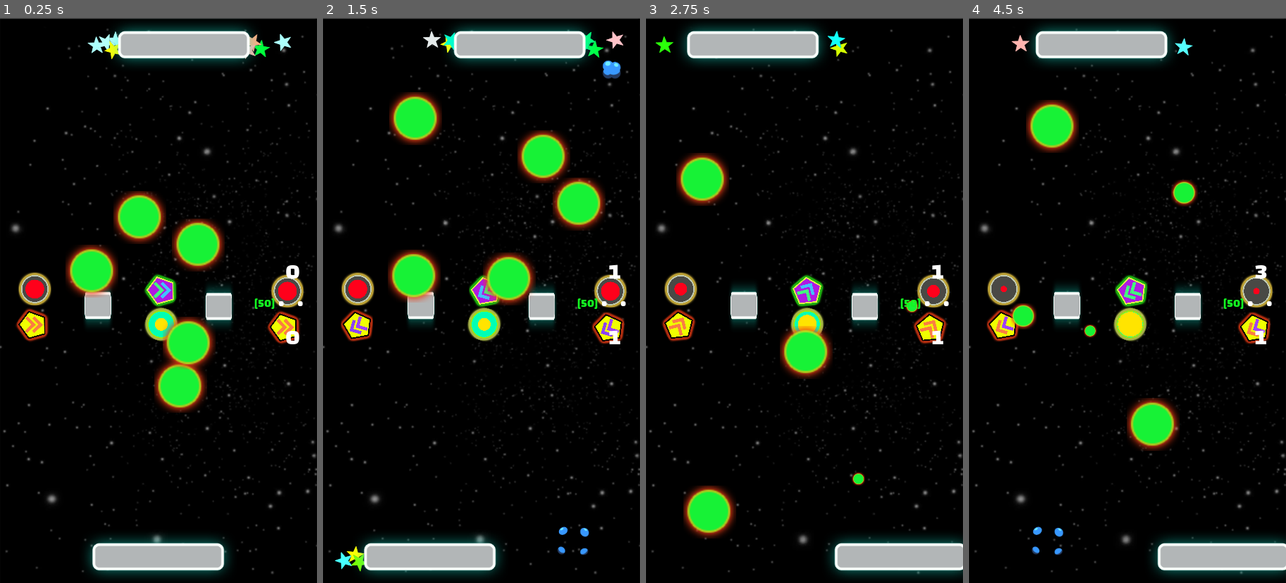
Above: before the commit, frames 1-4 (left to right).
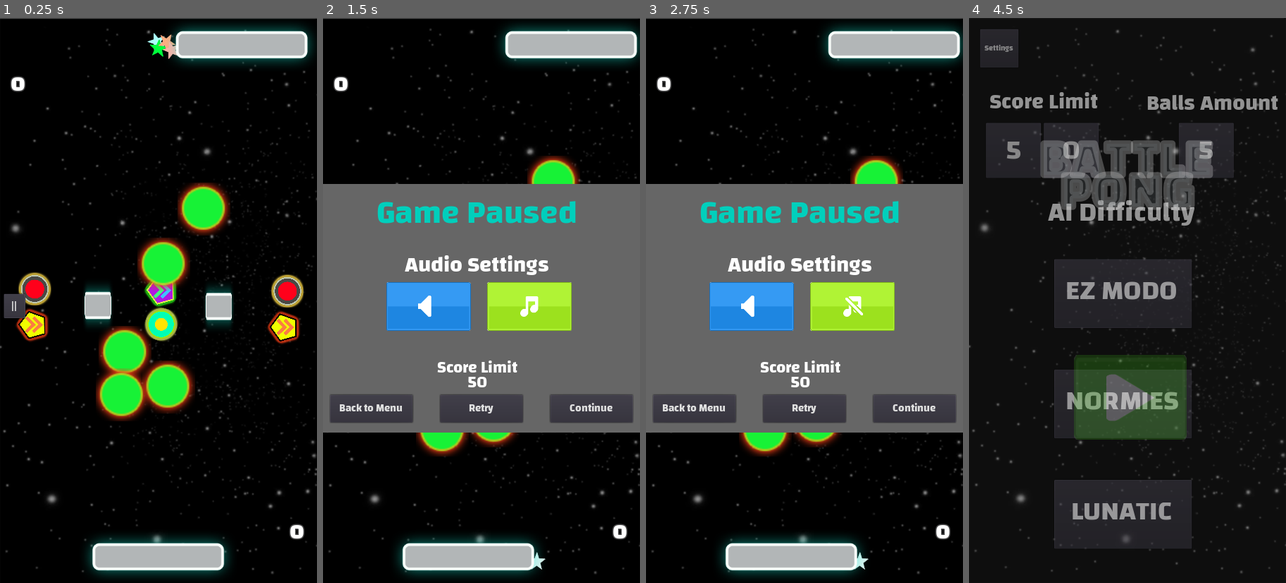
Above: after the commit, the same moments.

Repository: GemoGame/godot-battle-pong
Game: Godot game, scene res://Scenes/Game/game_hard.tscn
The game is run twice, just before and just after one commit, with the same random seed, the same clock (stepped at 60 frames per second) and the same inputs. This scene is started directly instead of the project's main scene. Sound files missing from this copy of the repository are replaced by a short silence.
Inputs (mouse positions are in pixels of both pictures, inside the frame that each line leads up to):
- Up to frame 1 (0.25 s): no input
- Up to frame 2 (1.5 s): click (338, 306) at 0.5 s, where only the run after the commit has a clickable "||"; click (427, 306) at 1.27 s
- Up to frame 3 (2.75 s): click (852, 306) at 2.02 s
- Up to frame 4 (4.5 s): click (1016, 407) at 2.75 s, where only the run after the commit has a clickable "Back to Menu"; move the mouse to (1197, 272) at 3.52 s; hold Right (ui_right) 3.53-4.25 s; click (1130, 396) at 4.27 s

The runs differ from the first frame. In frame 1, 14% of the frame differs, in the area x 1-99%, y 1-93%; in frame 2, 53%; in frame 3, 59%, in the area x 0-100%, y 1-99%; in frame 4, 37%.

Commit message:
Add pause button and end game

Diff:
--- a/Scenes/Button/effect_button.tscn
+++ b/Scenes/Button/effect_button.tscn
@@ -1,10 +1,11 @@
-[gd_scene load_steps=6 format=2]
+[gd_scene load_steps=7 format=2]
 
 [ext_resource path="res://Images/Button/sfxOnNormal.png" type="Texture" id=1]
 [ext_resource path="res://Scripts/effect_button.gd" type="Script" id=2]
 [ext_resource path="res://Images/Button/sfxOnClicked.png" type="Texture" id=3]
 [ext_resource path="res://Images/Button/sfxOffNormal.png" type="Texture" id=4]
 [ext_resource path="res://Images/Button/sfxOffClicked.png" type="Texture" id=5]
+[ext_resource path="res://Sounds/ball_destroyed.ogg" type="AudioStream" id=6]
 
 [node name="EffectButton" type="TextureButton"]
 margin_left = 162.982
@@ -17,4 +18,7 @@
 on_pressed = ExtResource( 3 )
 off_normal = ExtResource( 4 )
 off_pressed = ExtResource( 5 )
+
+[node name="AudioStreamPlayer" type="AudioStreamPlayer" parent="."]
+stream = ExtResource( 6 )
 [connection signal="pressed" from="." to="." method="_on_effect_button_pressed"]
--- a/Scenes/Panel/difficulty_panel.tscn
+++ b/Scenes/Panel/difficulty_panel.tscn
@@ -24,24 +24,27 @@
 		limit += str(score_limit[\"x\"])
 	limit += str(score_limit[\"y\"])
 	if limit == \"0\":
-		GameInfo.set_default_limit()
-	else:
-		GameInfo.set_score_limit(int(limit))
+		Game.set_default_limit()
+	else:
+		Game.set_score_limit(int(limit))
+
+
+func set_level_info(difficulty):
+	set_game_score_limit()
+	Game.set_difficulty(difficulty)
+	Game.load_level()
 
 
 func _on_Easy_pressed():
-	set_game_score_limit()
-	get_tree().change_scene(\"res://Scenes/Game/game_easy.tscn\")
+	set_level_info(\"easy\")
 
 
 func _on_Normal_pressed():
-	set_game_score_limit()
-	get_tree().change_scene(\"res://Scenes/Game/game_normal.tscn\")
+	set_level_info(\"normal\")
 
 
 func _on_Hard_pressed():
-	set_game_score_limit()
-	get_tree().change_scene(\"res://Scenes/Game/game_hard.tscn\")
+	set_level_info(\"hard\")
 
 
 # OOF
@@ -72,7 +75,7 @@
 	else:
 		balls = 1
 	$TotalBallButton.set_text(str(balls))
-	GameInfo.set_ball_amounts(balls)"
+	Game.set_ball_amounts(balls)"
 
 [sub_resource type="DynamicFont" id=2]
 size = 40
@@ -84,6 +87,10 @@
 
 [sub_resource type="DynamicFont" id=4]
 size = 50
+font_data = ExtResource( 2 )
+
+[sub_resource type="DynamicFont" id=5]
+size = 15
 font_data = ExtResource( 2 )
 
 [node name="DifficultyPanel" instance=ExtResource( 1 )]
@@ -216,10 +223,12 @@
 align = 1
 
 [node name="SettingsButton" type="Button" parent="." index="8"]
-margin_left = 17.5678
-margin_top = 16.4598
-margin_right = 87.5678
-margin_bottom = 80.4598
+margin_left = 20.0
+margin_top = 20.0
+margin_right = 90.0
+margin_bottom = 90.0
+rect_min_size = Vector2( 70, 70 )
+custom_fonts/font = SubResource( 5 )
 text = "Settings"
 [connection signal="pressed" from="HBoxContainer/LimitX" to="." method="_on_LimitX_pressed"]
 [connection signal="pressed" from="HBoxContainer/LimitY" to="." method="_on_LimitY_pressed"]
--- a/Scenes/Panel/settings_panel.tscn
+++ b/Scenes/Panel/settings_panel.tscn
@@ -1,9 +1,10 @@
-[gd_scene load_steps=6 format=2]
+[gd_scene load_steps=8 format=2]
 
 [ext_resource path="res://Scenes/Panel/panel_base.tscn" type="PackedScene" id=1]
 [ext_resource path="res://Fonts/menu_fonts.tres" type="DynamicFont" id=2]
 [ext_resource path="res://Scenes/Button/music_button.tscn" type="PackedScene" id=3]
 [ext_resource path="res://Scenes/Button/effect_button.tscn" type="PackedScene" id=4]
+[ext_resource path="res://Fonts/changa/Changa-Bold.ttf" type="DynamicFontData" id=5]
 
 [sub_resource type="GDScript" id=1]
 script/source = "extends \"res://Scripts/panel_base.gd\"
@@ -15,6 +16,10 @@
 func _on_DifficultyButton_pressed():
 	emit_signal(\"to_difficulty\")
 "
+
+[sub_resource type="DynamicFont" id=2]
+size = 20
+font_data = ExtResource( 5 )
 
 [node name="SettingsPanel" instance=ExtResource( 1 )]
 script = SubResource( 1 )
@@ -62,9 +67,11 @@
 margin_bottom = 568.0
 
 [node name="DifficultyButton" type="Button" parent="." index="3"]
-margin_left = 23.8002
-margin_top = 22.2135
-margin_right = 90.8002
-margin_bottom = 88.2135
+margin_left = 20.0
+margin_top = 20.0
+margin_right = 90.0
+margin_bottom = 86.0
+rect_min_size = Vector2( 70, 70 )
+custom_fonts/font = SubResource( 2 )
 text = "Menu"
 [connection signal="pressed" from="DifficultyButton" to="." method="_on_DifficultyButton_pressed"]
--- /dev/null
+++ b/Scenes/end_game.tscn
@@ -0,0 +1,163 @@
+[gd_scene load_steps=8 format=2]
+
+[ext_resource path="res://Fonts/changa/Changa-Bold.ttf" type="DynamicFontData" id=1]
+
+[sub_resource type="GDScript" id=1]
+script/source = "extends Node2D
+
+
+const MENU_PATH = \"res://Scenes/menu.tscn\"
+
+
+func _ready():
+	visible = false
+
+
+func win():
+	get_tree().paused = true
+	$Container/AnimationPlayer.play(\"show\")
+	$Container/Title.set_text(\"You Win\")
+	$Container/Subtitle.set_text(\"Congratulation\")
+
+
+func lose():
+	get_tree().paused = true
+	$Container/AnimationPlayer.play(\"show\")
+	$Container/Title.set_text(\"You Lose\")
+	$Container/Subtitle.set_text(\"Git Gud lol\")
+
+
+func _on_BackMenu_pressed():
+	get_tree().paused = false
+	get_tree().change_scene(MENU_PATH)
+
+
+func _on_Retry_pressed():
+	Game.load_level()
+"
+
+[sub_resource type="DynamicFont" id=2]
+size = 60
+font_data = ExtResource( 1 )
+
+[sub_resource type="DynamicFont" id=3]
+size = 30
+font_data = ExtResource( 1 )
+
+[sub_resource type="DynamicFont" id=4]
+size = 20
+font_data = ExtResource( 1 )
+
+[sub_resource type="Animation" id=5]
+length = 0.4
+tracks/0/type = "value"
+tracks/0/path = NodePath(".:visible")
+tracks/0/interp = 1
+tracks/0/loop_wrap = true
+tracks/0/imported = false
+tracks/0/enabled = true
+tracks/0/keys = {
+"times": PoolRealArray( 0, 0.392719 ),
+"transitions": PoolRealArray( 1, 1 ),
+"update": 1,
+"values": [ true, false ]
+}
+tracks/1/type = "value"
+tracks/1/path = NodePath(".:modulate")
+tracks/1/interp = 1
+tracks/1/loop_wrap = true
+tracks/1/imported = false
+tracks/1/enabled = true
+tracks/1/keys = {
+"times": PoolRealArray( 0, 0.398354 ),
+"transitions": PoolRealArray( 1, 1 ),
+"update": 0,
+"values": [ Color( 1, 1, 1, 1 ), Color( 1, 1, 1, 0 ) ]
+}
+
+[sub_resource type="Animation" id=6]
+length = 0.4
+tracks/0/type = "value"
+tracks/0/path = NodePath(".:modulate")
+tracks/0/interp = 1
+tracks/0/loop_wrap = true
+tracks/0/imported = false
+tracks/0/enabled = true
+tracks/0/keys = {
+"times": PoolRealArray( 0, 0.4 ),
+"transitions": PoolRealArray( 1, 1 ),
+"update": 0,
+"values": [ Color( 1, 1, 1, 0 ), Color( 1, 1, 1, 1 ) ]
+}
+tracks/1/type = "value"
+tracks/1/path = NodePath("..:visible")
+tracks/1/interp = 1
+tracks/1/loop_wrap = true
+tracks/1/imported = false
+tracks/1/enabled = true
+tracks/1/keys = {
+"times": PoolRealArray( 0 ),
+"transitions": PoolRealArray( 1 ),
+"update": 1,
+"values": [ true ]
+}
+
+[node name="EndGame" type="Node2D"]
+pause_mode = 2
+z_index = 10
+script = SubResource( 1 )
+
+[node name="Container" type="ColorRect" parent="."]
+margin_top = 300.0
+margin_right = 576.0
+margin_bottom = 750.0
+rect_min_size = Vector2( 576, 450 )
+color = Color( 0.4, 0.4, 0.4, 1 )
+
+[node name="Title" type="Label" parent="Container"]
+margin_top = 77.0
+margin_right = 576.0
+margin_bottom = 188.0
+custom_fonts/font = SubResource( 2 )
+custom_colors/font_color = Color( 0, 0.811765, 0.737255, 1 )
+text = "Game Paused"
+align = 1
+valign = 1
+
+[node name="Subtitle" type="Label" parent="Container"]
+margin_top = 204.404
+margin_right = 576.0
+margin_bottom = 260.404
+custom_fonts/font = SubResource( 3 )
+text = "LMAO XDD"
+align = 1
+valign = 1
+
+[node name="HBoxContainer" type="HBoxContainer" parent="Container"]
+margin_top = 328.0
+margin_right = 576.0
+margin_bottom = 378.0
+custom_constants/separation = 50
+alignment = 1
+
+[node name="BackMenu" type="Button" parent="Container/HBoxContainer"]
+margin_left = 113.0
+margin_right = 263.0
+margin_bottom = 50.0
+rect_min_size = Vector2( 150, 50 )
+custom_fonts/font = SubResource( 4 )
+text = "Back to Menu"
+
+[node name="Retry" type="Button" parent="Container/HBoxContainer"]
+margin_left = 313.0
+margin_right = 463.0
+margin_bottom = 50.0
+rect_min_size = Vector2( 150, 50 )
+custom_fonts/font = SubResource( 4 )
+text = "Retry"
+
+[node name="AnimationPlayer" type="AnimationPlayer" parent="Container"]
+anims/hide = SubResource( 5 )
+anims/show = SubResource( 6 )
+[connection signal="pressed" from="Container/HBoxContainer/BackMenu" to="." method="_on_BackMenu_pressed"]
+[connection signal="pressed" from="Container/HBoxContainer/Retry" to="." method="_on_Retry_pressed"]
--- a/Scenes/game_base.tscn
+++ b/Scenes/game_base.tscn
@@ -6,10 +6,12 @@
 [ext_resource path="res://Scripts/ball_controller.gd" type="Script" id=4]
 [ext_resource path="res://Scenes/enemy.tscn" type="PackedScene" id=5]
 [ext_resource path="res://Scenes/player.tscn" type="PackedScene" id=6]
-[ext_resource path="res://Scenes/Power/power_fast.tscn" type="PackedScene" id=7]
-[ext_resource path="res://Scenes/Power/power_slow.tscn" type="PackedScene" id=8]
-[ext_resource path="res://Scenes/Power/power_small.tscn" type="PackedScene" id=9]
-[ext_resource path="res://Scenes/Power/power_big.tscn" type="PackedScene" id=10]
+[ext_resource path="res://Scenes/pause.tscn" type="PackedScene" id=7]
+[ext_resource path="res://Scenes/end_game.tscn" type="PackedScene" id=8]
+[ext_resource path="res://Scenes/Power/power_fast.tscn" type="PackedScene" id=9]
+[ext_resource path="res://Scenes/Power/power_slow.tscn" type="PackedScene" id=10]
+[ext_resource path="res://Scenes/Power/power_small.tscn" type="PackedScene" id=11]
+[ext_resource path="res://Scenes/Power/power_big.tscn" type="PackedScene" id=12]
 
 [sub_resource type="RectangleShape2D" id=1]
 extents = Vector2( 20, 512 )
@@ -18,17 +20,15 @@
 extents = Vector2( 288, 20 )
 
 [sub_resource type="DynamicFont" id=3]
-size = 20
+size = 40
+outline_size = 2
+outline_color = Color( 0.286275, 0.286275, 0.290196, 1 )
 font_data = ExtResource( 3 )
 
-[sub_resource type="DynamicFont" id=4]
-size = 40
-font_data = ExtResource( 3 )
+[sub_resource type="RectangleShape2D" id=4]
+extents = Vector2( 300, 35 )
 
 [sub_resource type="RectangleShape2D" id=5]
-extents = Vector2( 300, 35 )
-
-[sub_resource type="RectangleShape2D" id=6]
 extents = Vector2( 288, 30 )
 
 [node name="Game" type="Node2D"]
@@ -87,64 +87,34 @@
 position = Vector2( 0, 1044 )
 shape = SubResource( 2 )
 
-[node name="Score" type="CanvasLayer" parent="."]
-editor/display_folded = true
-
-[node name="Limit" type="Label" parent="Score"]
-margin_left = 454.993
-margin_top = 498.642
-margin_right = 506.993
-margin_bottom = 536.642
+[node name="Score" type="Node2D" parent="."]
+editor/display_folded = true
+z_index = 3
+
+[node name="Top" type="Label" parent="Score"]
+margin_left = -10.3254
+margin_top = 81.264
+margin_right = 73.6746
+margin_bottom = 156.264
 grow_horizontal = 0
 grow_vertical = 2
 custom_fonts/font = SubResource( 3 )
-custom_colors/font_color = Color( 0.0745098, 0.964706, 0.129412, 1 )
-text = "[50]"
+text = "0"
 align = 1
 
-[node name="Top" type="Label" parent="Score"]
-margin_left = 489.0
-margin_top = 422.0
-margin_right = 573.0
-margin_bottom = 497.0
+[node name="Bottom" type="Label" parent="Score"]
+margin_left = 497.202
+margin_top = 892.644
+margin_right = 581.202
+margin_bottom = 967.644
 grow_horizontal = 0
 grow_vertical = 2
-custom_fonts/font = SubResource( 4 )
+custom_fonts/font = SubResource( 3 )
 text = "0"
 align = 1
-__meta__ = {
-"_edit_lock_": true
-}
-
-[node name="Separator" type="Label" parent="Score"]
-margin_left = 468.0
-margin_top = 472.0
-margin_right = 552.0
-margin_bottom = 547.0
-grow_horizontal = 0
-grow_vertical = 2
-custom_fonts/font = SubResource( 4 )
-text = ".   ."
-align = 2
-__meta__ = {
-"_edit_lock_": true
-}
-
-[node name="Bottom" type="Label" parent="Score"]
-margin_left = 489.0
-margin_top = 542.0
-margin_right = 573.0
-margin_bottom = 617.0
-grow_horizontal = 0
-grow_vertical = 2
-custom_fonts/font = SubResource( 4 )
-text = "0"
-align = 1
-__meta__ = {
-"_edit_lock_": true
-}
 
 [node name="BallController" type="Node2D" parent="."]
+editor/display_folded = true
 script = ExtResource( 4 )
 __meta__ = {
 "_edit_lock_": true
@@ -178,7 +148,23 @@
 
 [node name="CollisionShape2D" type="CollisionShape2D" parent="BallController/BottomArea"]
 position = Vector2( -2.93628, -2.93634 )
+shape = SubResource( 4 )
+
+[node name="BallDetector" type="StaticBody2D" parent="."]
+editor/display_folded = true
+position = Vector2( 288, 100 )
+collision_layer = 8
+collision_mask = 0
+__meta__ = {
+"_edit_group_": true,
+"_edit_lock_": true
+}
+
+[node name="BallDetector" type="CollisionShape2D" parent="BallDetector"]
 shape = SubResource( 5 )
+__meta__ = {
+"_edit_group_": true
+}
 
 [node name="Enemy" parent="." instance=ExtResource( 5 )]
 position = Vector2( 288, 48 )
@@ -192,32 +178,24 @@
 collision_mask = 1
 SPEED = 700
 
-[node name="BallDetector" type="StaticBody2D" parent="."]
-editor/display_folded = true
-position = Vector2( 288, 100 )
-collision_layer = 8
-collision_mask = 0
-
-[node name="BallDetector" type="CollisionShape2D" parent="BallDetector"]
-shape = SubResource( 6 )
-__meta__ = {
-"_edit_group_": true
-}
-
-[node name="PowerFast" parent="." instance=ExtResource( 7 )]
+[node name="Pause" parent="." instance=ExtResource( 7 )]
+
+[node name="EndGame" parent="." instance=ExtResource( 8 )]
+
+[node name="PowerFast" parent="." instance=ExtResource( 9 )]
 position = Vector2( 173.884, 539.908 )
 
-[node name="PowerSlow" parent="." instance=ExtResource( 8 )]
+[node name="PowerSlow" parent="." instance=ExtResource( 10 )]
 position = Vector2( 426.248, 531.48 )
 
-[node name="PowerSmall" parent="." instance=ExtResource( 9 )]
+[node name="PowerSmall" parent="." instance=ExtResource( 11 )]
 position = Vector2( 63.1587, 540.71 )
 
-[node name="PowerBig" parent="." instance=ExtResource( 10 )]
+[node name="PowerBig" parent="." instance=ExtResource( 12 )]
 position = Vector2( 293.042, 535.565 )
 scale = Vector2( 0.6, 0.6 )
 
-[node name="PowerSmall2" parent="." instance=ExtResource( 9 )]
+[node name="PowerSmall2" parent="." instance=ExtResource( 11 )]
 position = Vector2( 526.336, 533.546 )
 [connection signal="body_entered" from="BallController/TopArea" to="BallController" method="_on_TopArea_body_entered"]
 [connection signal="body_entered" from="BallController/BottomArea" to="BallController" method="_on_BottomArea_body_entered"]
--- /dev/null
+++ b/Scenes/pause.tscn
@@ -0,0 +1,202 @@
+[gd_scene load_steps=12 format=2]
+
+[ext_resource path="res://Scripts/pause.gd" type="Script" id=1]
+[ext_resource path="res://Fonts/changa/Changa-Bold.ttf" type="DynamicFontData" id=2]
+[ext_resource path="res://Scenes/Button/effect_button.tscn" type="PackedScene" id=3]
+[ext_resource path="res://Scenes/Button/music_button.tscn" type="PackedScene" id=4]
+
+[sub_resource type="DynamicFont" id=1]
+size = 20
+font_data = ExtResource( 2 )
+
+[sub_resource type="DynamicFont" id=2]
+size = 60
+font_data = ExtResource( 2 )
+
+[sub_resource type="DynamicFont" id=3]
+size = 40
+font_data = ExtResource( 2 )
+
+[sub_resource type="DynamicFont" id=4]
+size = 30
+font_data = ExtResource( 2 )
+
+[sub_resource type="DynamicFont" id=5]
+size = 20
+font_data = ExtResource( 2 )
+
+[sub_resource type="Animation" id=6]
+length = 0.4
+tracks/0/type = "value"
+tracks/0/path = NodePath(".:visible")
+tracks/0/interp = 1
+tracks/0/loop_wrap = true
+tracks/0/imported = false
+tracks/0/enabled = true
+tracks/0/keys = {
+"times": PoolRealArray( 0, 0.392719 ),
+"transitions": PoolRealArray( 1, 1 ),
+"update": 1,
+"values": [ true, false ]
+}
+tracks/1/type = "value"
+tracks/1/path = NodePath(".:modulate")
+tracks/1/interp = 1
+tracks/1/loop_wrap = true
+tracks/1/imported = false
+tracks/1/enabled = true
+tracks/1/keys = {
+"times": PoolRealArray( 0, 0.398354 ),
+"transitions": PoolRealArray( 1, 1 ),
+"update": 0,
+"values": [ Color( 1, 1, 1, 1 ), Color( 1, 1, 1, 0 ) ]
+}
+
+[sub_resource type="Animation" id=7]
+length = 0.4
+tracks/0/type = "value"
+tracks/0/path = NodePath(".:visible")
+tracks/0/interp = 1
+tracks/0/loop_wrap = true
+tracks/0/imported = false
+tracks/0/enabled = true
+tracks/0/keys = {
+"times": PoolRealArray( 0 ),
+"transitions": PoolRealArray( 1 ),
+"update": 1,
+"values": [ true ]
+}
+tracks/1/type = "value"
+tracks/1/path = NodePath(".:modulate")
+tracks/1/interp = 1
+tracks/1/loop_wrap = true
+tracks/1/imported = false
+tracks/1/enabled = true
+tracks/1/keys = {
+"times": PoolRealArray( 0, 0.4 ),
+"transitions": PoolRealArray( 1, 1 ),
+"update": 0,
+"values": [ Color( 1, 1, 1, 0 ), Color( 1, 1, 1, 1 ) ]
+}
+
+[node name="Pause" type="Node2D"]
+pause_mode = 2
+z_index = 10
+script = ExtResource( 1 )
+
+[node name="Button" type="Button" parent="."]
+margin_left = 7.0
+margin_top = 499.0
+margin_right = 46.0
+margin_bottom = 543.0
+custom_fonts/font = SubResource( 1 )
+text = "||"
+
+[node name="Container" type="ColorRect" parent="."]
+margin_top = 300.0
+margin_right = 576.0
+margin_bottom = 750.0
+rect_min_size = Vector2( 576, 450 )
+color = Color( 0.4, 0.4, 0.4, 1 )
+
+[node name="Title" type="Label" parent="Container"]
+margin_left = 97.2905
+margin_top = -3.46072
+margin_right = 468.29
+margin_bottom = 107.539
+custom_fonts/font = SubResource( 2 )
+custom_colors/font_color = Color( 0, 0.811765, 0.737255, 1 )
+text = "Game Paused"
+
+[node name="AudioTitle" type="Label" parent="Container"]
+margin_left = 149.0
+margin_top = 109.0
+margin_right = 417.0
+margin_bottom = 184.0
+custom_fonts/font = SubResource( 3 )
+text = "Audio Settings"
+
+[node name="ScoreLimit" type="Label" parent="Container"]
+margin_left = 197.651
+margin_top = 304.34
+margin_right = 360.651
+margin_bottom = 360.34
+custom_fonts/font = SubResource( 4 )
+text = "Score Limit"
+align = 1
+
+[node name="Limit" type="Label" parent="Container"]
+margin_left = 197.651
+margin_top = 330.804
+margin_right = 360.651
+margin_bottom = 386.804
+custom_fonts/font = SubResource( 4 )
+text = "LMAO XDD"
+align = 1
+
+[node name="HBox1" type="HBoxContainer" parent="Container"]
+editor/display_folded = true
+margin_left = 114.558
+margin_top = 178.087
+margin_right = 676.558
+margin_bottom = 324.087
+rect_scale = Vector2( 0.6, 0.6 )
+custom_constants/separation = 50
+__meta__ = {
+"_edit_group_": true
+}
+
+[node name="EffectButton" parent="Container/HBox1" instance=ExtResource( 3 )]
+margin_left = 0.0
+margin_top = 0.0
+margin_right = 256.0
+margin_bottom = 146.0
+
+[node name="MusicButton" parent="Container/HBox1" instance=ExtResource( 4 )]
+margin_left = 306.0
+margin_top = 0.0
+margin_right = 562.0
+margin_bottom = 146.0
+
+[node name="HBox2" type="HBoxContainer" parent="Container"]
+margin_left = 12.5367
+margin_top = 382.434
+margin_right = 562.537
+margin_bottom = 432.434
+custom_constants/separation = 50
+__meta__ = {
+"_edit_group_": true,
+"_edit_lock_": true
+}
+
+[node name="BackMenu" type="Button" parent="Container/HBox2"]
+margin_right = 150.0
+margin_bottom = 50.0
+rect_min_size = Vector2( 150, 50 )
+custom_fonts/font = SubResource( 5 )
+text = "Back to Menu"
+
+[node name="Retry" type="Button" parent="Container/HBox2"]
+margin_left = 200.0
+margin_right = 350.0
+margin_bottom = 50.0
+rect_min_size = Vector2( 150, 50 )
+custom_fonts/font = SubResource( 5 )
+text = "Retry"
+
+[node name="Continue" type="Button" parent="Container/HBox2"]
+margin_left = 400.0
+margin_right = 550.0
+margin_bottom = 50.0
+rect_min_size = Vector2( 150, 50 )
+custom_fonts/font = SubResource( 5 )
+text = "Continue"
+
+[node name="AnimationPlayer" type="AnimationPlayer" parent="Container"]
+anims/hide = SubResource( 6 )
+anims/show = SubResource( 7 )
+[connection signal="pressed" from="Button" to="." method="_on_Button_pressed"]
+[connection signal="pressed" from="Container/HBox2/BackMenu" to="." method="_on_BackMenu_pressed"]
+[connection signal="pressed" from="Container/HBox2/Retry" to="." method="_on_Retry_pressed"]
+[connection signal="pressed" from="Container/HBox2/Continue" to="." method="_on_Continue_pressed"]
+[connection signal="animation_finished" from="Container/AnimationPlayer" to="." method="_on_AnimationPlayer_animation_finished"]
--- a/Scripts/ball.gd
+++ b/Scripts/ball.gd
@@ -67,7 +67,7 @@
 
 
 func randomize_position():
-	var x = floor(rand_range(GAME_SIZE.x/4, GAME_SIZE.x*3/4))
+	var x = floor(rand_range(100, GAME_SIZE.x - 100))
 	var y = floor(rand_range(GAME_SIZE.y/3, GAME_SIZE.y*2/3))
 	position = Vector2(x, y)
 
--- a/Scripts/effect_button.gd
+++ b/Scripts/effect_button.gd
@@ -5,8 +5,10 @@
 export (Texture) var off_normal
 export (Texture) var off_pressed
 
+
 func _ready():
 	update_texture()
+
 
 func update_texture():
 	if ConfigManager.effect_on:
@@ -16,11 +18,15 @@
 		set_normal_texture(off_normal)
 		set_pressed_texture(off_pressed)
 
+
 func change_state():
 	ConfigManager.effect_on = !ConfigManager.effect_on
+	if ConfigManager.effect_on:
+		$AudioStreamPlayer.play()
 	ConfigManager.save_config()
 	update_texture()
 	print("Effect on status : " + str(ConfigManager.effect_on))
 
+
 func _on_effect_button_pressed():
 	change_state()
--- a/Scripts/game.gd
+++ b/Scripts/game.gd
@@ -7,14 +7,13 @@
 }
 
 func _ready():
-	SoundManager.play_music("game")
+	SoundManager.play_music("game_2")
 	set_game_limit()
 
 
 func set_game_limit():
-	score_to_win = GameInfo.get_score_limit()
-	$Score/Limit.set_text(str("[", score_to_win, "]"))
-	$BallController.minimum_total_ball = GameInfo.get_ball_amounts()
+	score_to_win = Game.get_score_limit()
+	$BallController.minimum_total_ball = Game.get_ball_amounts()
 	$BallController.check_total_ball()
 
 
@@ -31,8 +30,8 @@
 
 
 func win():
-	print("You Win")
+	$EndGame.win()
 
 
 func lose():
-	print("You Lose")
+	$EndGame.lose()
--- /dev/null
+++ b/Scripts/pause.gd
@@ -0,0 +1,39 @@
+extends Node2D
+
+signal unpaused
+
+const MENU_PATH = "res://Scenes/menu.tscn"
+
+
+func _ready():
+	$Container/Limit.set_text(str(Game.score_limit))
+	$Container.visible = false
+
+
+func show():
+	$Container/AnimationPlayer.play("show")
+	get_tree().paused = true
+
+
+func _on_Continue_pressed():
+	$Container/AnimationPlayer.play("hide")
+
+
+
+func _on_Retry_pressed():
+	Game.load_level()
+
+
+func _on_AnimationPlayer_animation_finished(anim_name):
+	if anim_name == "hide":
+		get_tree().paused = false
+		emit_signal("unpaused")
+
+
+func _on_BackMenu_pressed():
+	get_tree().paused = false
+	get_tree().change_scene(MENU_PATH)
+
+
+func _on_Button_pressed():
+	show()
--- a/Singleton/game_info.gd
+++ /dev/null
@@ -1,24 +0,0 @@
-extends Node
-
-const DEFAULT_SCORE = 50
-var score_limit = 50
-var ball_amounts = 5
-
-func set_default_limit():
-	score_limit = DEFAULT_SCORE
-
-
-func set_score_limit(limit):
-	score_limit = limit
-
-
-func get_score_limit():
-	return score_limit
-
-
-func set_ball_amounts(total):
-	ball_amounts = total
-
-
-func get_ball_amounts():
-	return ball_amounts
--- /dev/null
+++ b/Singleton/game_manager.gd
@@ -0,0 +1,42 @@
+extends Node
+
+const DEFAULT_SCORE = 50
+var score_limit = 50
+var ball_amounts = 5
+var ai_difficulty = "hard"
+
+
+onready var level = {
+	"easy" : "res://Scenes/Game/game_easy.tscn",
+	"normal" : "res://Scenes/Game/game_normal.tscn",
+	"hard" : "res://Scenes/Game/game_hard.tscn"
+}
+
+
+func set_default_limit():
+	score_limit = DEFAULT_SCORE
+
+
+func set_score_limit(limit):
+	score_limit = limit
+
+
+func get_score_limit():
+	return score_limit
+
+
+func set_ball_amounts(total):
+	ball_amounts = total
+
+
+func get_ball_amounts():
+	return ball_amounts
+
+
+func set_difficulty(difficulty):
+	ai_difficulty = difficulty
+
+
+func load_level():
+	get_tree().paused = false
+	get_tree().change_scene(level[ai_difficulty])
--- a/Singleton/sound_manager.tscn
+++ b/Singleton/sound_manager.tscn
@@ -11,8 +11,8 @@
 
 var music = {
 	\"menu\" : \"res://Sounds/menu.ogg\",
-#	\"menu\" : \"res://Sounds/bgm2.ogg\",
-	\"game\" : \"res://Sounds/bgm2.ogg\"
+	\"game_1\" : \"res://Sounds/bgm1.ogg\",
+	\"game_2\" : \"res://Sounds/bgm2.ogg\"
 }
 
 
--- a/project.godot
+++ b/project.godot
@@ -24,13 +24,12 @@
 
 ConfigManager="*res://Singleton/config_manager.gd"
 SoundManager="*res://Singleton/sound_manager.tscn"
-GameInfo="*res://Singleton/game_info.gd"
+Game="*res://Singleton/game_manager.gd"
 
 [display]
 
 window/size/width=576
 window/size/height=1024
-window/size/resizable=false
 window/size/test_width=288
 window/size/test_height=512
 window/handheld/orientation="portrait"
Not shown: 1 places in Scenes/Panel/difficulty_panel.tscn that only renumber resources
Not shown: 2 places in Scenes/game_base.tscn that only renumber resources
Not shown, changed: export_presets.cfg
